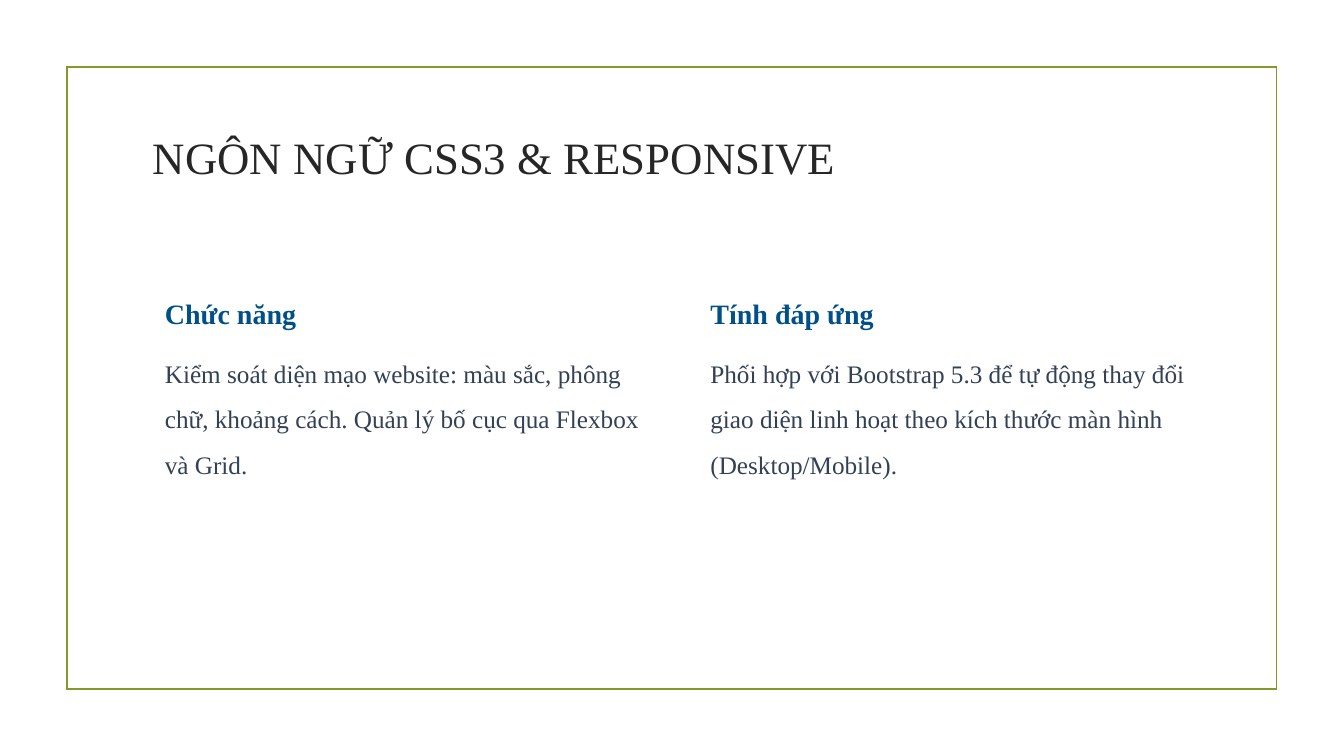
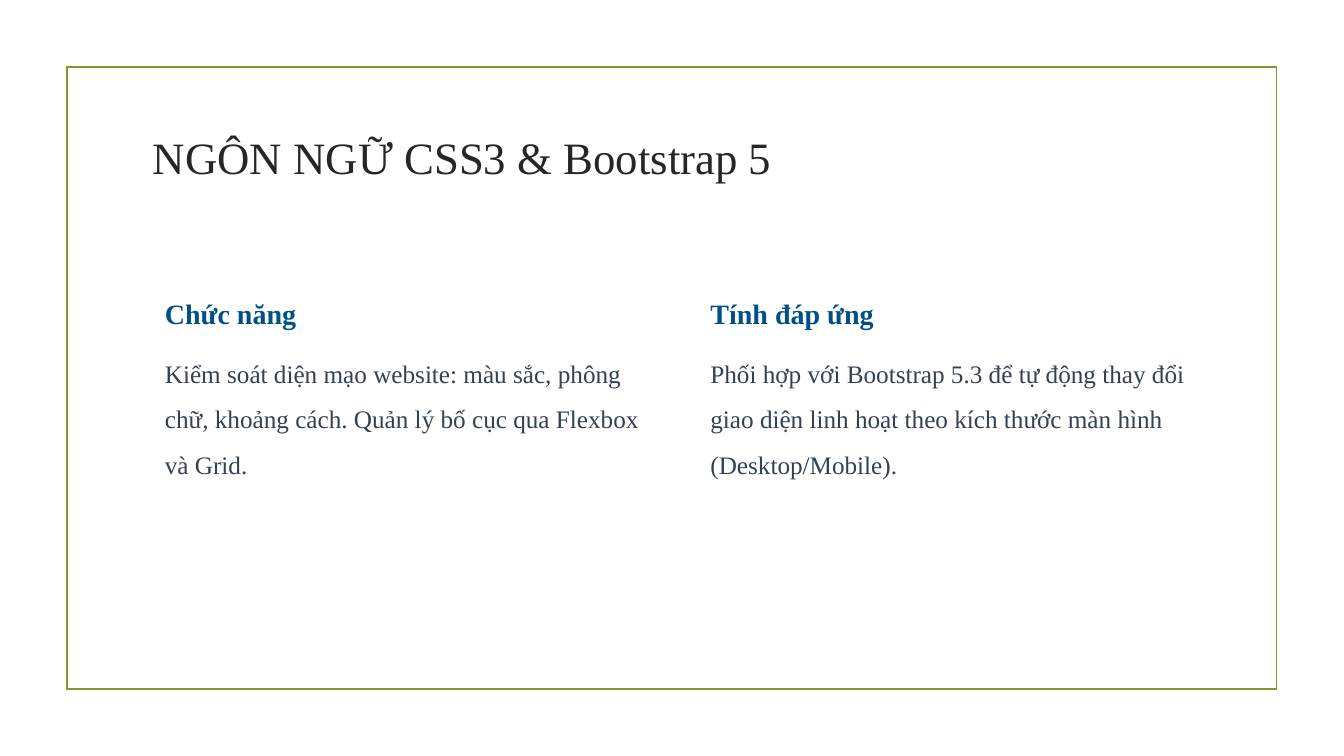
Before and after one commit to thuhuynh1/CSN-DA23TTD-HuynhNgocMinhThu-course-lookup-php, a slide deck: slide 10 of Bài thuyết trình.pptx. Drawn at 1344x756 pixels with LibreOffice and Linux fonts; fonts in the diff are those of the drawing; background and template pictures are left out. Boxes give left, top, right and bottom in pixels: in the first picture for what was removed or moved away, otherwise in the second. Text is boxed around its words. In the diff, an @@ line names an element or a change of style, - is before the commit and + after.

```diff
--- a/Bài thuyết trình.pptx
+++ b/Bài thuyết trình.pptx
@@ title at box(153, 139, 771, 183): text changed @@
-NGÔN NGỮ CSS3 & RESPONSIVE
+NGÔN NGỮ CSS3 & Bootstrap 5
```
Also in this commit, not shown: 7 other slides changed, 4 other files.
